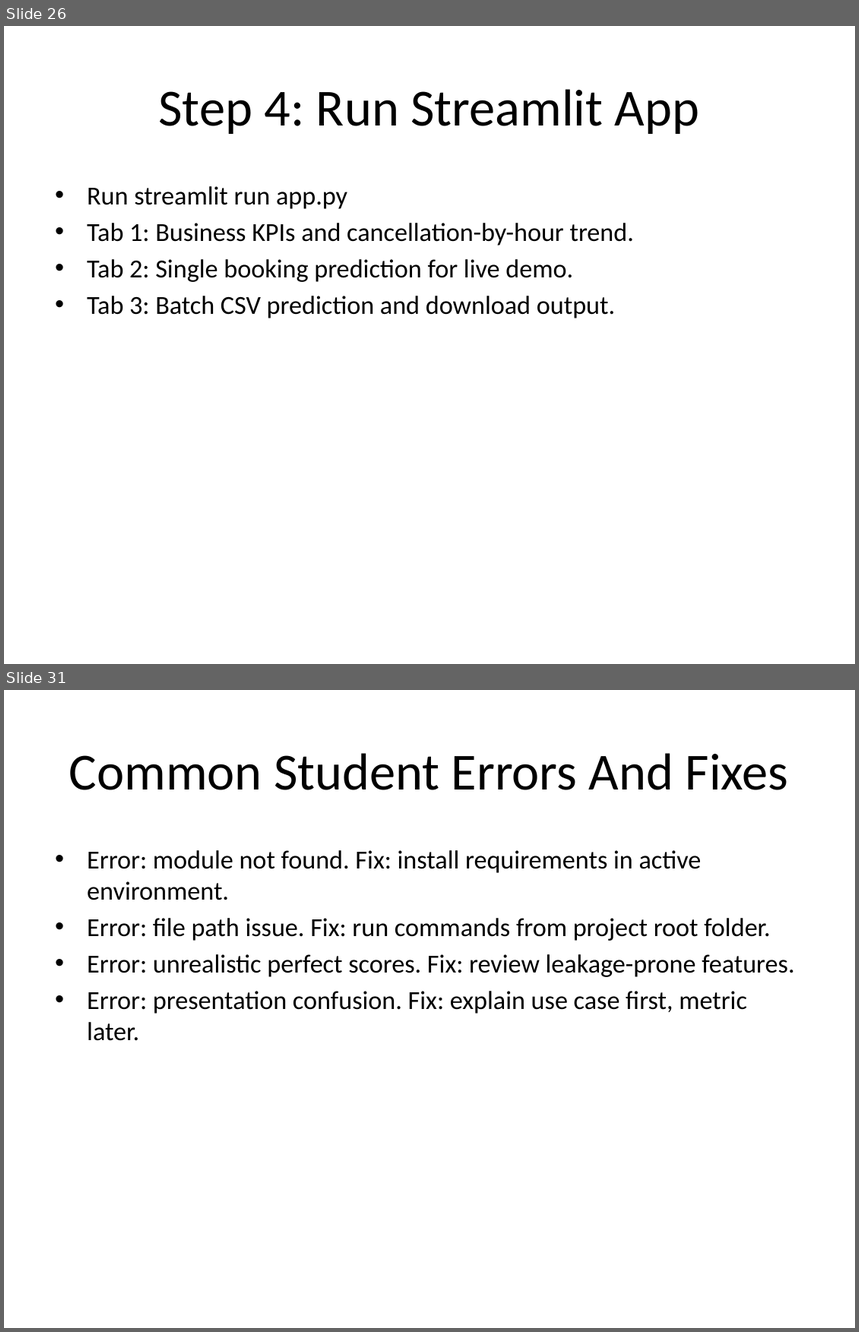
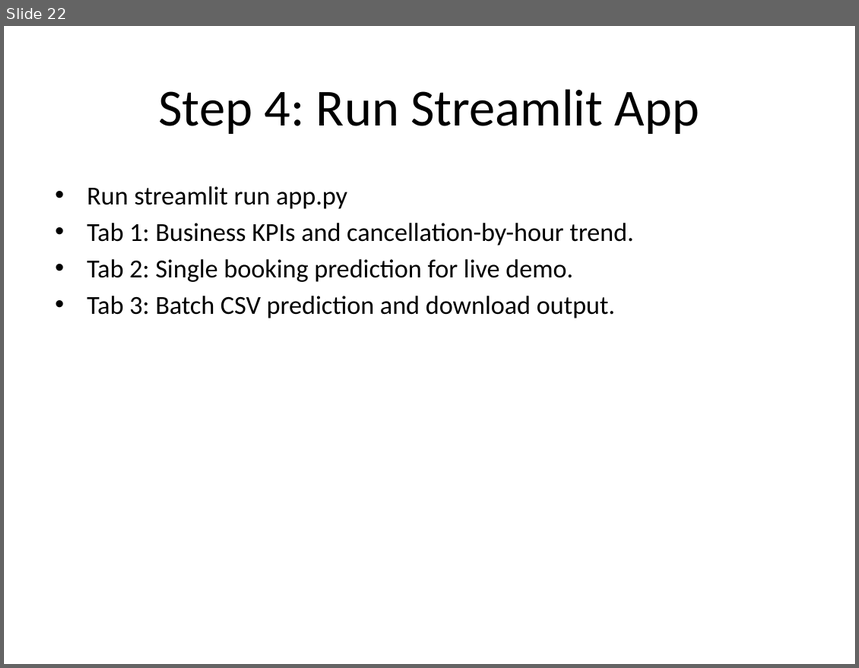
Before and after one commit to Meenakshipro/My-Projects, a slide deck: Project 3/docs/Rapido_Student_Teaching_Deck.pptx. Shown one above the other, each under a label of ours: slides 26 and 31 before the commit, slide 22 after it; the slides between them are not shown. The pictures are 859x1332 and 859x668 pixels, drawn with LibreOffice and Linux fonts; fonts in the diff are those of the drawing. Boxes give left, top, right and bottom in pixels: in the first picture for what was removed or moved away, otherwise in the second. Text is boxed around its words. In the diff, an @@ line names an element or a change of style, - is before the commit and + after.

Commit message:
Update Project 3 pipeline and documentation

```diff
--- a/Project 3/docs/Rapido_Student_Teaching_Deck.pptx
+++ b/Project 3/docs/Rapido_Student_Teaching_Deck.pptx
@@ slide 31 removed at [4,690,855,1328], background #FFFFFF @@
@@ title removed at [69,753,789,790] @@
-Common Student Errors And Fixes
@@ text removed at [87,850,794,1041] @@
-• Error: module not found. Fix: install requirements in active environment.
-• Error: file path issue. Fix: run commands from project root folder.
-• Error: unrealistic perfect scores. Fix: review leakage-prone features.
-• Error: presentation confusion. Fix: explain use case first, metric later.
@@ what was slide 26 is now slide 22 @@
```
Also in this commit, not shown: 13 slides changed, 1 slide added, 10 other slides removed, 4 other files.
